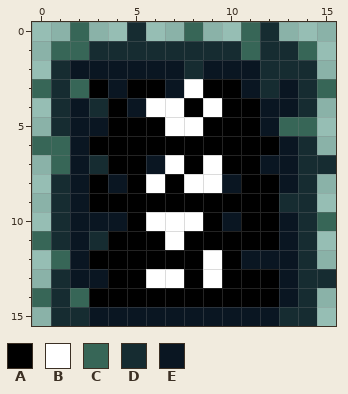
File history of a pixel-art sprite, Assets/Sprites/Map/MovableBlock.png. That is the earlier state.
The file is 16x16 pixels.
Palette (. is transparent): A #000000  B #ffffff  C #376657  D #162c31  E #0a1622
Pixels before, first column x 0:
 0 ..C..D..C..CD...
 1 .CCDDDDDDDDCDDC.
 2 .DEEEEEEDEEEDDD.
 3 CDCAEAAEBAAEDEDC
 4 .DEDAEBBABAAEED.
 5 .DEEAAABBAAAECC.
 6 CCEAAAAAAAAAAED.
 7 .CEDAAEBABAAEEDD
 8 .DEAEABABBEAAED.
 9 .DEAAAAAAAAAADD.
10 .DEEEABBBAEAAEDC
11 CDEDAAABAAAAAED.
12 .CEAAAAAABAEEED.
13 .DEEAABBABAAAEDD
14 CDCAAAAAAAAAAED.
15 .DDEEEEEEEEEEDD.
Now the later version:
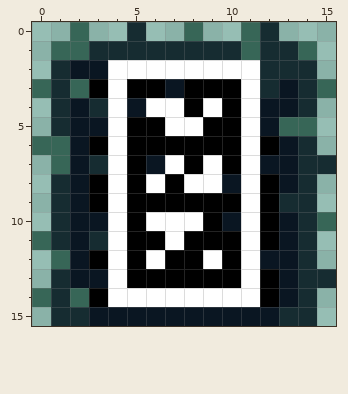
From old to new:
Changed rows in their new state; - is an unchanged pixel.
first column x 4:
 2 BBBBBBBB
 3 B---A--B
 4 B------B
 5 B------B
 6 B------B
 7 B------B
 8 B------B
 9 B------B
10 B------B
11 B------B
12 B-B----B
13 B-AA-A-B
14 BBBBBBBB
